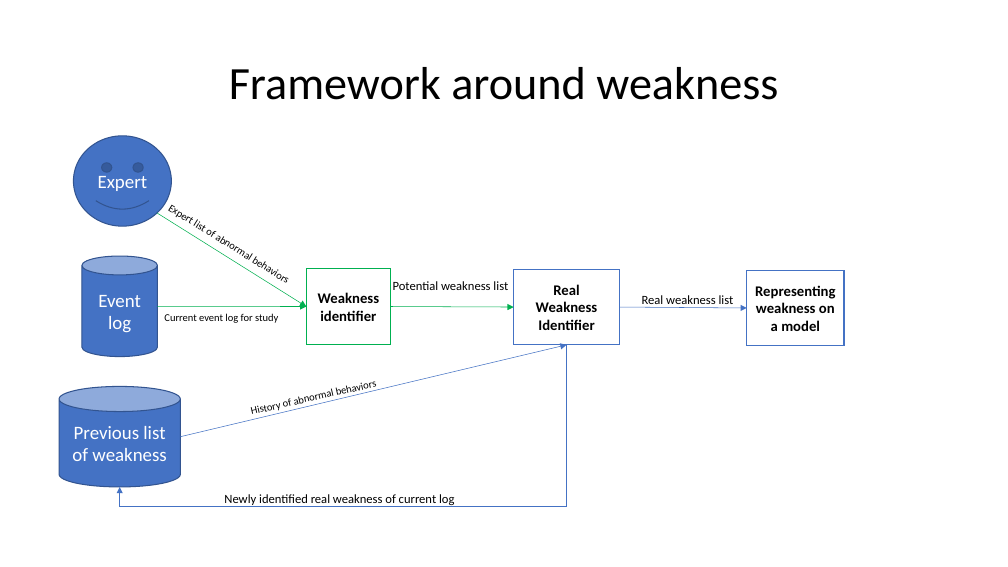
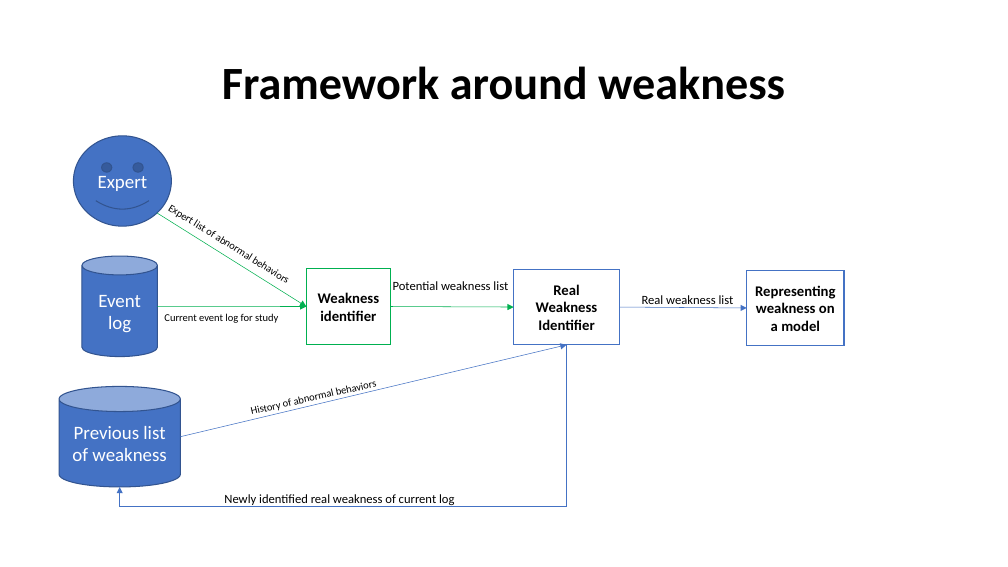
Before and after one commit to deepak-sateesh/processmining, a slide deck: slide 3 of Presentations/Presentation8.pptx. Drawn at 1008x567 pixels with LibreOffice and Linux fonts; fonts in the diff are those of the drawing. Boxes give left, top, right and bottom in pixels: in the first picture for what was removed or moved away, otherwise in the second. Text is boxed around its words. In the diff, an @@ line names an element or a change of style, - is before the commit and + after.

```diff
--- a/Presentations/Presentation8.pptx
+++ b/Presentations/Presentation8.pptx
@@ title "Framework around weakness" at box(222, 66, 785, 100): bold on @@
```
Also in this commit, not shown: 3 other slides changed, 1 slide added, 3 other files.
